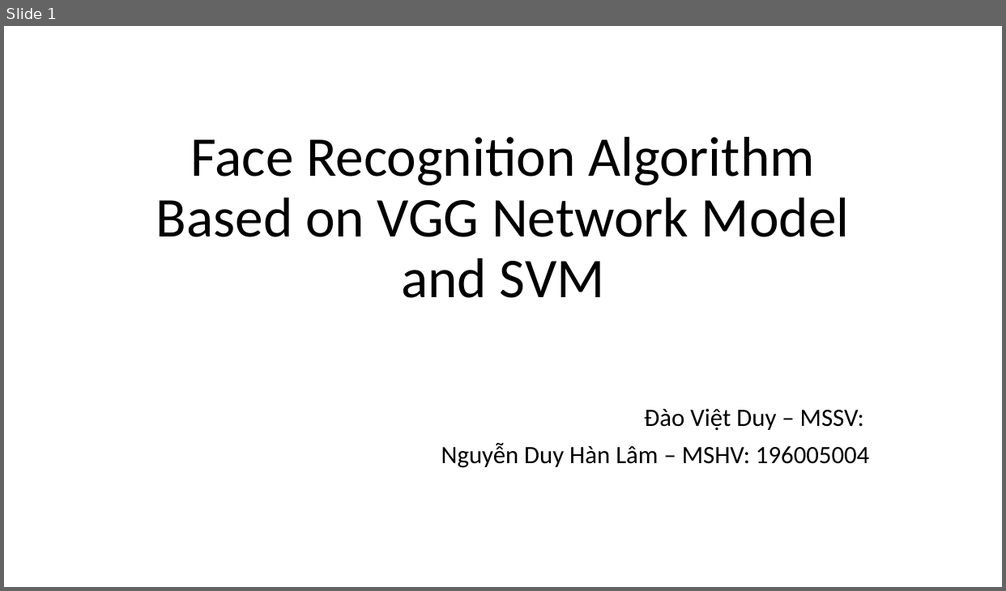
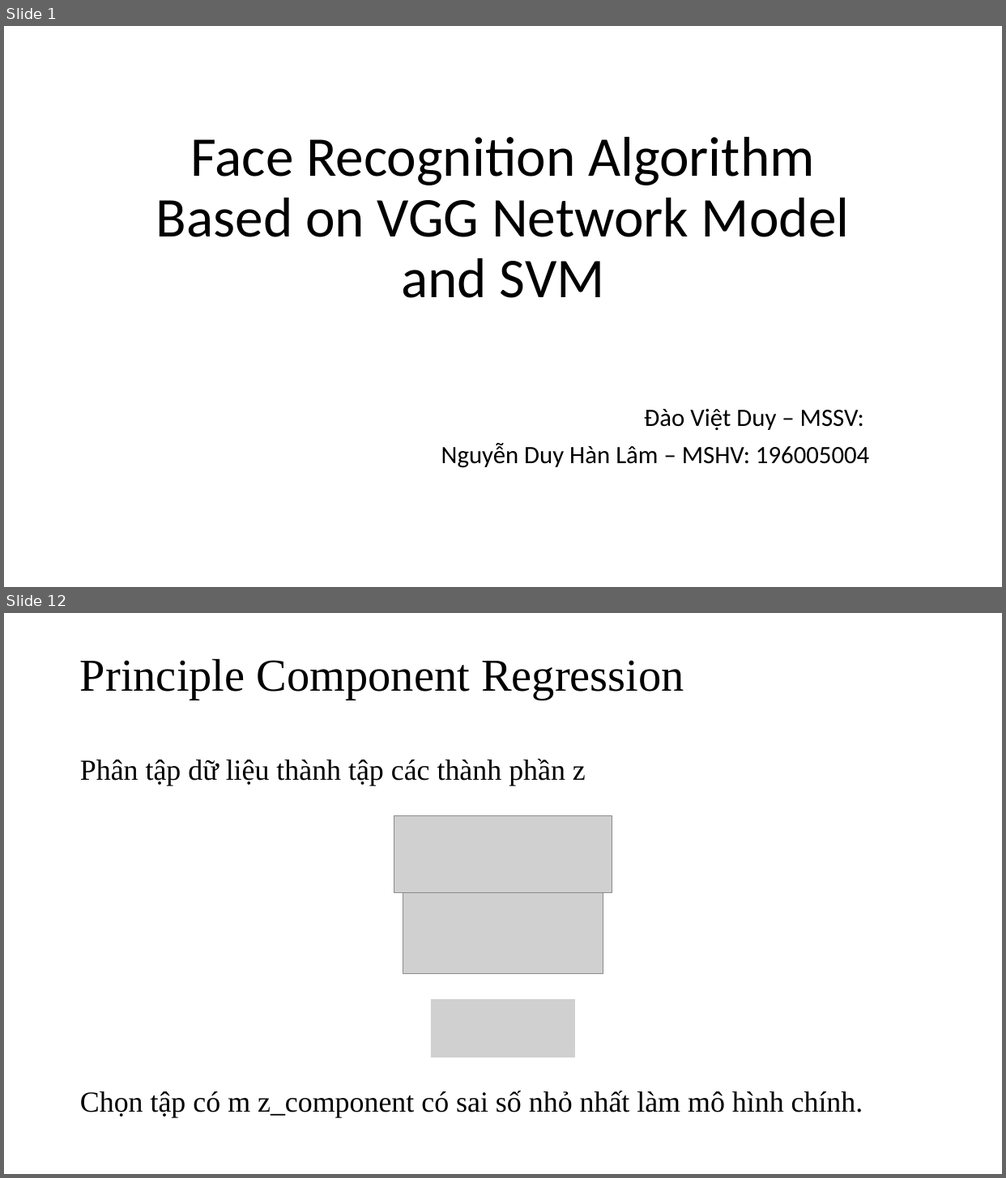
Before and after one commit to nguyenduyhanlam/Computer_vision, a slide deck: Face Recognition Algorithm Based on VGG Network Model.pptx. Shown one above the other, each under a label of ours: slide 1 before the commit, slides 1 and 12 after it; the slides between them are not shown. The pictures are 1006x591 and 1006x1178 pixels, drawn with LibreOffice and Linux fonts; fonts in the diff are those of the drawing; grey boxes stand for pictures. Boxes give left, top, right and bottom in pixels: in the first picture for what was removed or moved away, otherwise in the second. Text is boxed around its words. In the diff, an @@ line names an element or a change of style, - is before the commit and + after.

```diff
--- a/Face Recognition Algorithm Based on VGG Network Model.pptx
+++ b/Face Recognition Algorithm Based on VGG Network Model.pptx
@@ slide 12 added at bbox=[4, 613, 1002, 1174], background #FFFFFF @@
@@ title added at bbox=[80, 658, 684, 700], 44 pt, text #000000 @@
+Principle Component Regression
@@ text added at bbox=[80, 759, 586, 786], 28 pt, text #000000 @@
+Phân tập dữ liệu thành tập các thành phần z
@@ picture added at bbox=[394, 815, 612, 893] @@
@@ picture added at bbox=[403, 893, 603, 973] @@
@@ picture added at bbox=[431, 999, 575, 1058] @@
@@ text added at bbox=[80, 1091, 863, 1118], 28 pt, text #000000 @@
+Chọn tập có m z_component có sai số nhỏ nhất làm mô hình chính.
```
Also in this commit, not shown: 1 slide changed, 11 other slides added, 1 other file.
